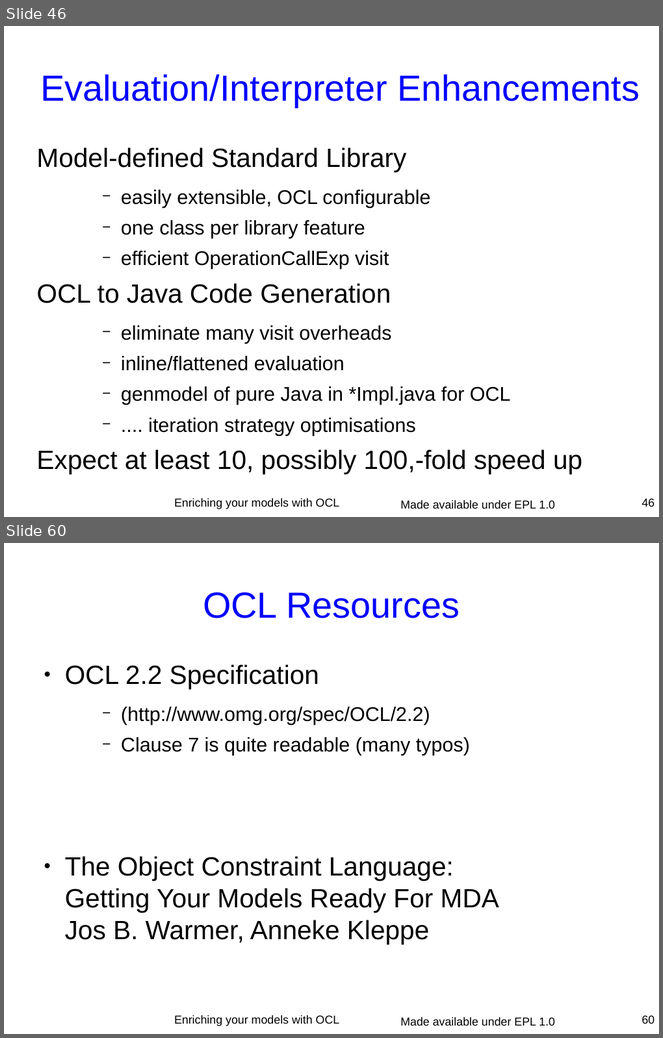
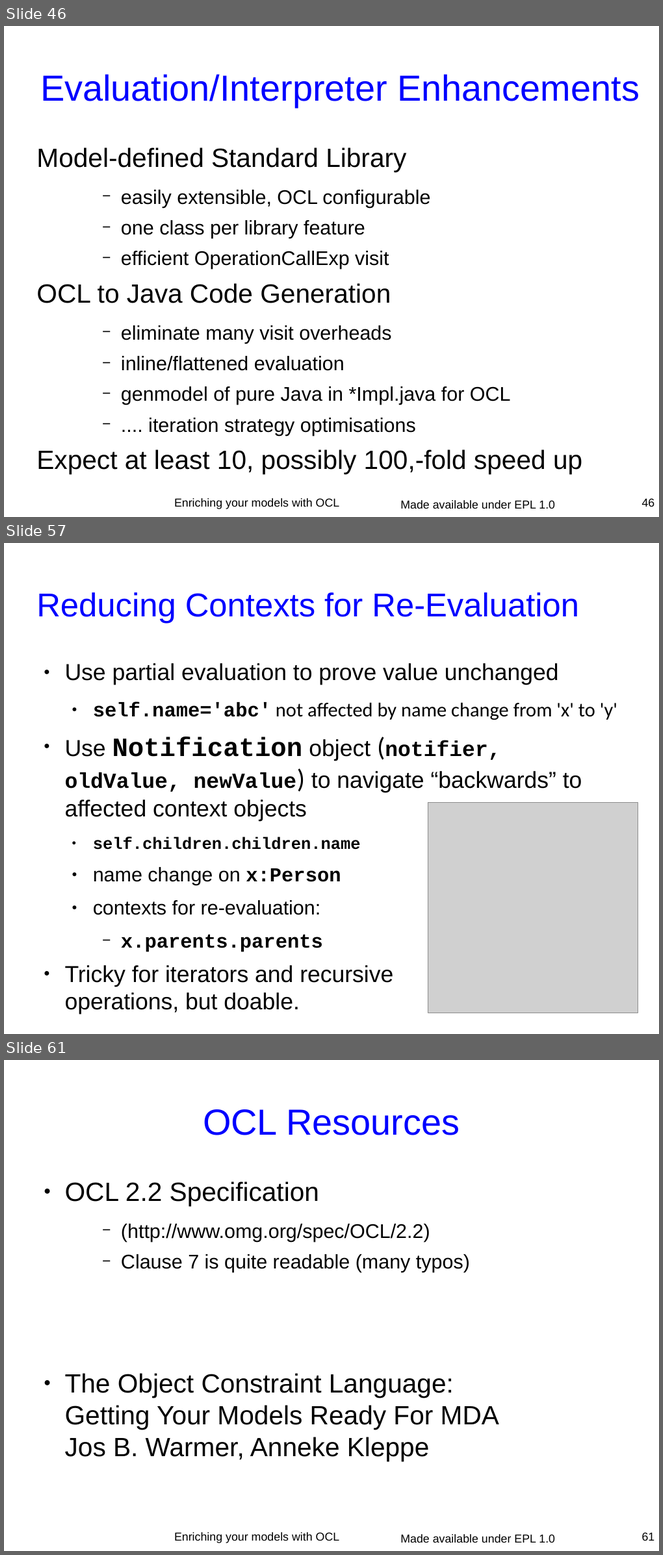
Before and after one commit to eclipse-ocl/ocl-website, a slide deck: ocl/docs/publications/ESE2010LongTalk/EnrichingWithOCL.odp. Shown one above the other, each under a label of ours: slides 46 and 60 before the commit, slides 46, 57 and 61 after it; the slides between them are not shown. The pictures are 663x1038 and 663x1555 pixels, drawn with LibreOffice and Linux fonts; fonts in the diff are those of the drawing; grey boxes stand for pictures. Boxes give left, top, right and bottom in pixels: in the first picture for what was removed or moved away, otherwise in the second. Text is boxed around its words. In the diff, an @@ line names an element or a change of style, - is before the commit and + after.

```diff
--- a/ocl/docs/publications/ESE2010LongTalk/EnrichingWithOCL.odp
+++ b/ocl/docs/publications/ESE2010LongTalk/EnrichingWithOCL.odp
@@ slide 57 added at [4, 543, 659, 1034], background #FFFFFF @@
@@ title added at [36, 592, 579, 624], 40 pt, text #0000FF @@
+Reducing Contexts for Re-Evaluation
@@ text added at [65, 663, 618, 1015], 28 pt, text #000000 @@
+● Use partial evaluation to prove value unchanged
+  ● self.name='abc' not affected by name change from 'x' to 'y'
+● Use Notification object (notifier, oldValue, newValue) to navigate “backwards” to affected context objects
+  ● self.children.children.name
+  ● name change on x:Person
+  ● contexts for re-evaluation:
+    − x.parents.parents
+● Tricky for iterators and recursive
+  operations, but doable.
@@ picture added at [428, 803, 638, 1014] @@
@@ what was slide 60 is now slide 61 @@
@@ page number at [642, 1533, 655, 1541]: text changed @@
-60
+61
```
Also in this commit, not shown: 3 slides changed, 10 other slides added, 10 slides removed.
